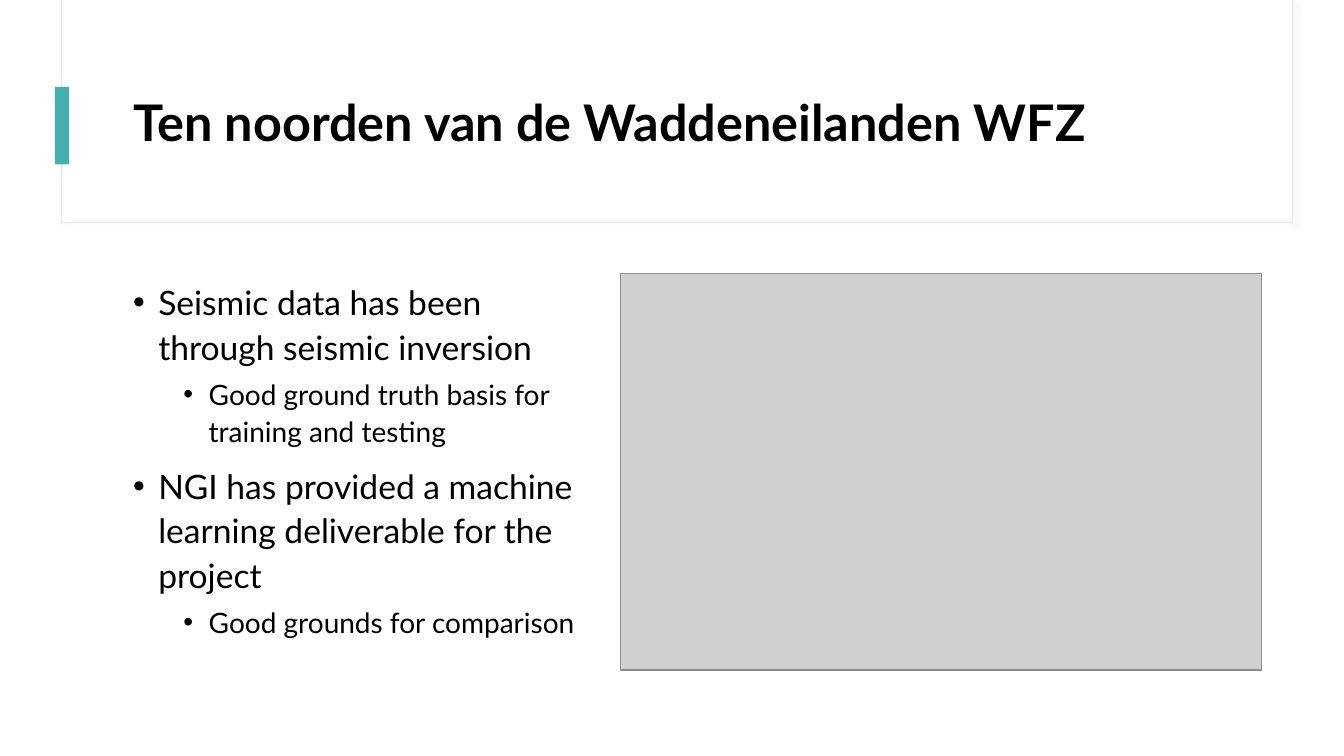
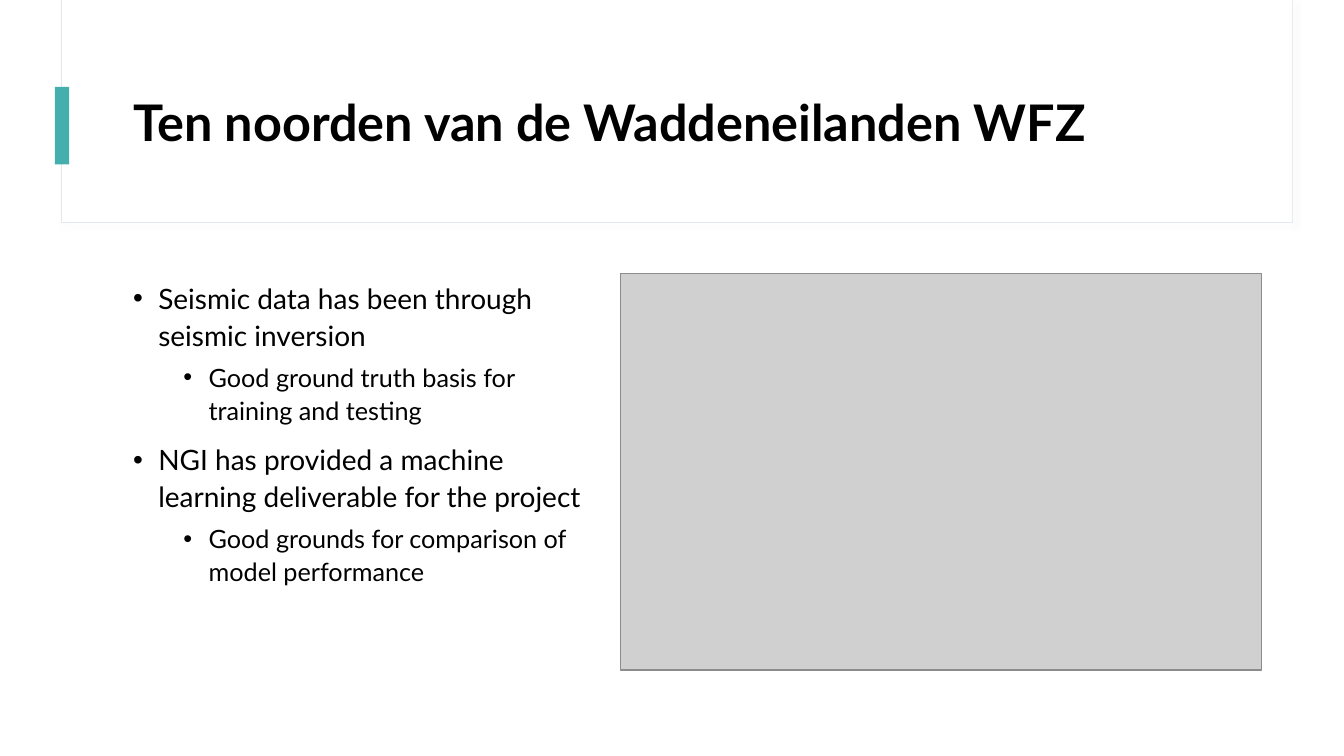
Before and after one commit to sjurmsc/MSC2023, a slide deck: slide 5 of Meeting Presentations/01.09.2022_Meeting.pptx (slide 4 before the commit). Drawn at 1344x756 pixels with LibreOffice and Linux fonts; fonts in the diff are those of the drawing; grey boxes stand for pictures. Boxes give left, top, right and bottom in pixels: in the first picture for what was removed or moved away, otherwise in the second. Text is boxed around its words. In the diff, an @@ line names an element or a change of style, - is before the commit and + after.

```diff
--- a/Meeting Presentations/01.09.2022_Meeting.pptx
+++ b/Meeting Presentations/01.09.2022_Meeting.pptx
@@ text at (158,288,580,512): size 24 to 20 pt in "Seismic data has been through seismic inversion", "NGI has provided a machine learning deliverable ..."; size 20 to 18 pt in "Good ground truth basis for training and ..." @@
@@ text at (209,529,567,586): text changed; size 20 to 18 pt @@
-  • Good grounds for comparison
+  • Good grounds for comparison of model performance
```
Also in this commit, not shown: 9 other slides changed, 4 slides added.
